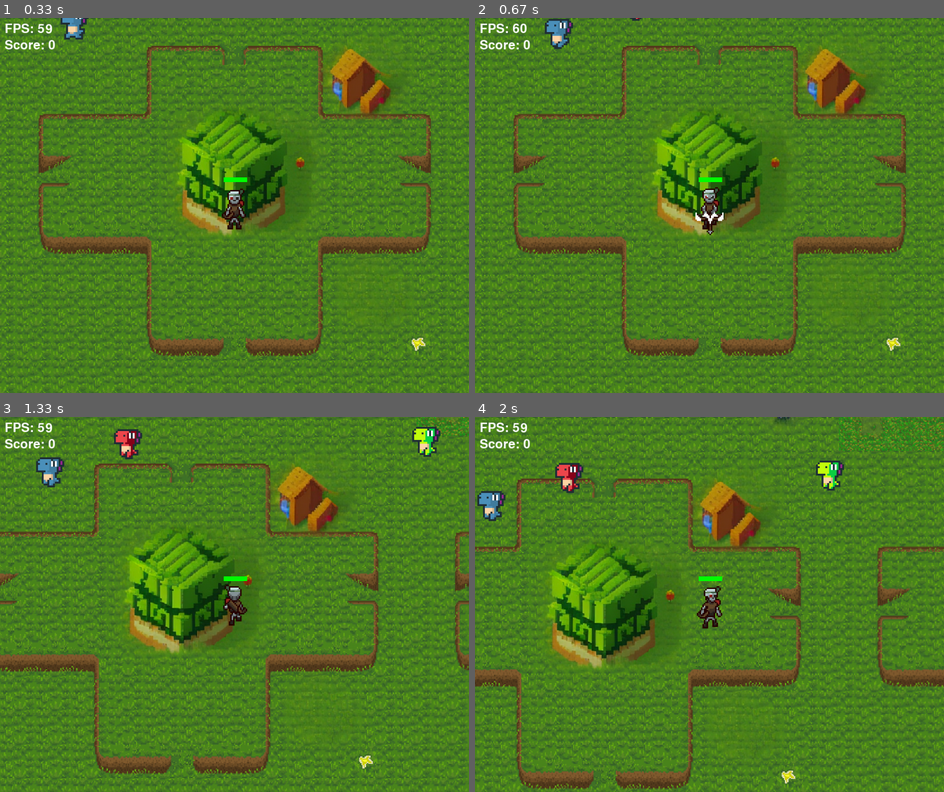
Above: before the commit, frames 1-4 (two rows, left to right).
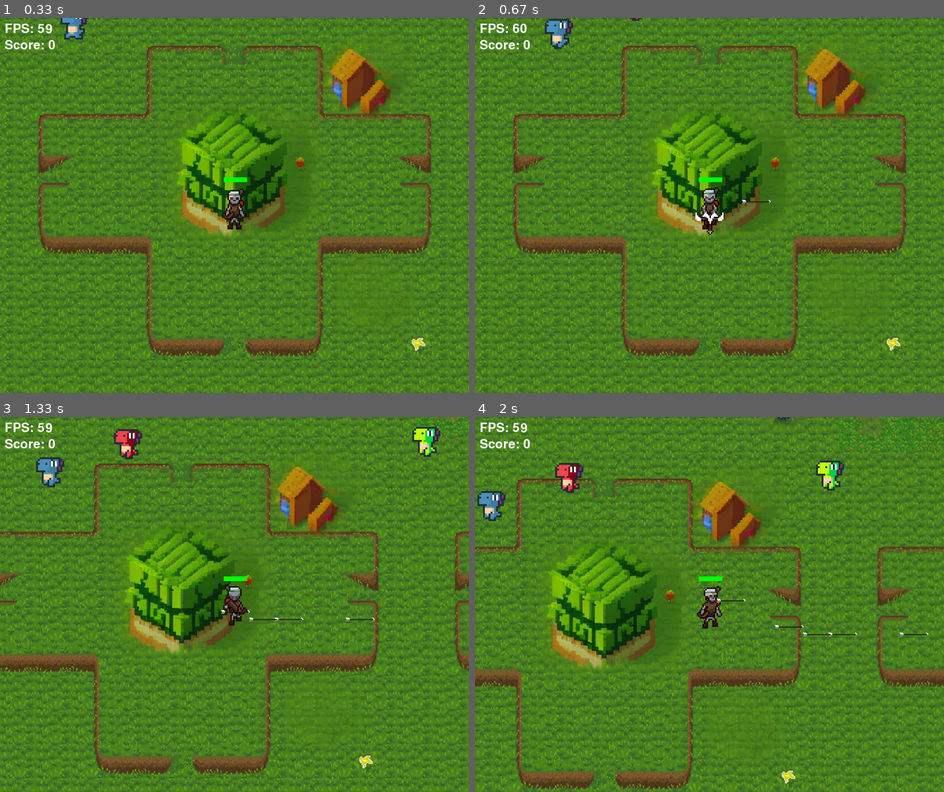
Above: after the commit, the same moments.

Repository: sunwindsss/Pygame-Projekts
Game: pygame game, started from entry.py
The game is run twice, just before and just after one commit, with the same random seed, the same clock (stepped at 60 frames per second) and the same inputs.
Inputs:
- Up to frame 1 (0.33 s): no input
- Up to frame 2 (0.67 s): tap Space at 0.33 s
- Up to frame 3 (1.33 s): hold D 0.67-1.13 s; tap Space at 0.73, 1.03, 1.23 s; hold W from 1.17 s (still down)
- Up to frame 4 (2 s): release W at 1.47 s; hold D 1.5-1.97 s; tap Space at 1.57, 1.87 s

Frame 1 is identical in both runs. In frame 2, less than 0.1% of the frame differs, in the area x 56-64%, y 48-50%; in frame 3, less than 0.1%; in frame 4, 0.1%, in the area x 51-97%, y 48-59%.

Commit message:
Big tings coming
arrow animation is working

Diff:
--- a/entry.py
+++ b/entry.py
@@ -6,11 +6,12 @@
     """
     Initializes some basic game variables.
     """
-    global WIDTH, HEIGHT, BACKGROUND_WIDTH, BACKGROUND_HEIGHT, PLAYER_WIDTH, PLAYER_HEIGHT, FPS, speed, speed_linear, speed_diagonal, MAX_ARROWS, ARROW_SPEED
+    global WIDTH, HEIGHT, BACKGROUND_WIDTH, BACKGROUND_HEIGHT, PLAYER_WIDTH, PLAYER_HEIGHT, FPS, speed, speed_linear, speed_diagonal, MAX_ARROWS, ARROW_SPEED,WIN
     WIDTH, HEIGHT = 1000, 800
     BACKGROUND_WIDTH, BACKGROUND_HEIGHT = 100, 100 # Black background size (UNUSED!!)
     PLAYER_WIDTH, PLAYER_HEIGHT = 144, 144 # Attached to some settings in regards to player location on screen
     FPS = 60 # Framerate value for game
+    WIN = pygame.display.set_mode((WIDTH,HEIGHT))
     MAX_ARROWS = 5
     ARROW_SPEED = 7
     speed = 4
@@ -58,7 +59,7 @@
         sprite_sheet: SpriteSheet object for managing player sprite animations
         black_background: Surface for black background (temporary)
     """
-    global sprite_sheet, black_background, enemy_sprite_sheet1, enemy_sprite_sheet2, enemy_sprite_sheet3
+    global sprite_sheet, black_background, enemy_sprite_sheet1, enemy_sprite_sheet2, enemy_sprite_sheet3, iron_arrow
     #global background_image # NOT USED ANYMORE
     #background_image = pygame.image.load('images/grass_bg.png') # NOT USED ANYMORE
     #background_image = pygame.transform.scale(background_image, (WIDTH, HEIGHT)) # NOT USED ANYMORE
@@ -73,6 +74,9 @@
 
     enemy_sprite_sheet_image3 = pygame.image.load('images/enemy2.png').convert_alpha()
     enemy_sprite_sheet3 = spritesheet.SpriteSheet(enemy_sprite_sheet_image3)
+
+    iron_arrow = pygame.image.load('images/iron arrow.png')
+    #iron_arrow = pygame.transform.scale(iron_arrow_image, 64, 64)
 
     black_background = pygame.Surface((BACKGROUND_WIDTH, BACKGROUND_HEIGHT)) # NOT USED ANYMORE
     black_background.fill(BLACK) # NOT USED ANYMORE
@@ -439,7 +443,7 @@
     camera_x = player.x - (WIDTH / 2) + (PLAYER_WIDTH / 2)
     camera_y = player.y - (HEIGHT / 2) + (PLAYER_HEIGHT / 2)
 
-def draw_elements(enemy1, enemy2, enemy3, enemy_animation_list1, enemy_animation_list2, enemy_animation_list3):
+def draw_elements(enemy1, enemy2, enemy3, enemy_animation_list1, enemy_animation_list2, enemy_animation_list3, player_arrows):
 
     """
     Draws the necessary background tiles and the player icon on the screen.
@@ -465,6 +469,8 @@
     screen.blit(enemy_animation_list2[enemy_action][enemy_frame], (enemy2.x - camera_x + 28, enemy2.y - camera_y + 28))
     screen.blit(enemy_animation_list3[enemy_action][enemy_frame], (enemy3.x - camera_x + 28, enemy3.y - camera_y + 28))
     screen.blit(animation_list[action][frame], (player.x - camera_x, player.y - camera_y))
+    for arrow in player_arrows:
+        screen.blit(iron_arrow, (arrow.x - camera_x, arrow.y - camera_y))
     health_bar.draw(screen)
 
 def draw_fps_counter():
@@ -494,6 +500,7 @@
         pygame.event.post(pygame.event.Event(ENEMY_HIT3))
 
 def handle_arrows(player_arrows):
+    global arrow
     for arrow in player_arrows:
         arrow.x += ARROW_SPEED
         if enemy1.colliderect(arrow):
@@ -505,7 +512,7 @@
         if enemy3.colliderect(arrow):
             pygame.event.post(pygame.event.Event(ENEMY_HIT3))
             player_arrows.remove(arrow)
-        elif arrow.x > WIDTH:
+        elif arrow.x > player.x+700:
             player_arrows.remove(arrow)
 
 class HealthBar():
@@ -527,7 +534,6 @@
     The loop continues until the global variable `running` becomes False, and then quits the game.
     """
     global running,player_health, player, health_bar, enemy1_health, enemy2_health, enemy3_health, score, player_arrows, enemy1, enemy2, enemy3
-
 
     player = pygame.Rect(icon_x, icon_y, PLAYER_WIDTH/3,PLAYER_HEIGHT/2)
     health_bar = HealthBar(250, 250, 300, 40, 100)
@@ -597,7 +603,7 @@
         enemy_pathfinding(enemy2, player)
         enemy_pathfinding(enemy3, player)
         calculate_camera_offset()
-        draw_elements(enemy1, enemy2, enemy3, animation_list1, animation_list2, animation_list3)
+        draw_elements(enemy1, enemy2, enemy3, animation_list1, animation_list2, animation_list3, player_arrows)
         draw_fps_counter()
 
         if player_health<100:
Binary file added: images/iron arrow.png
